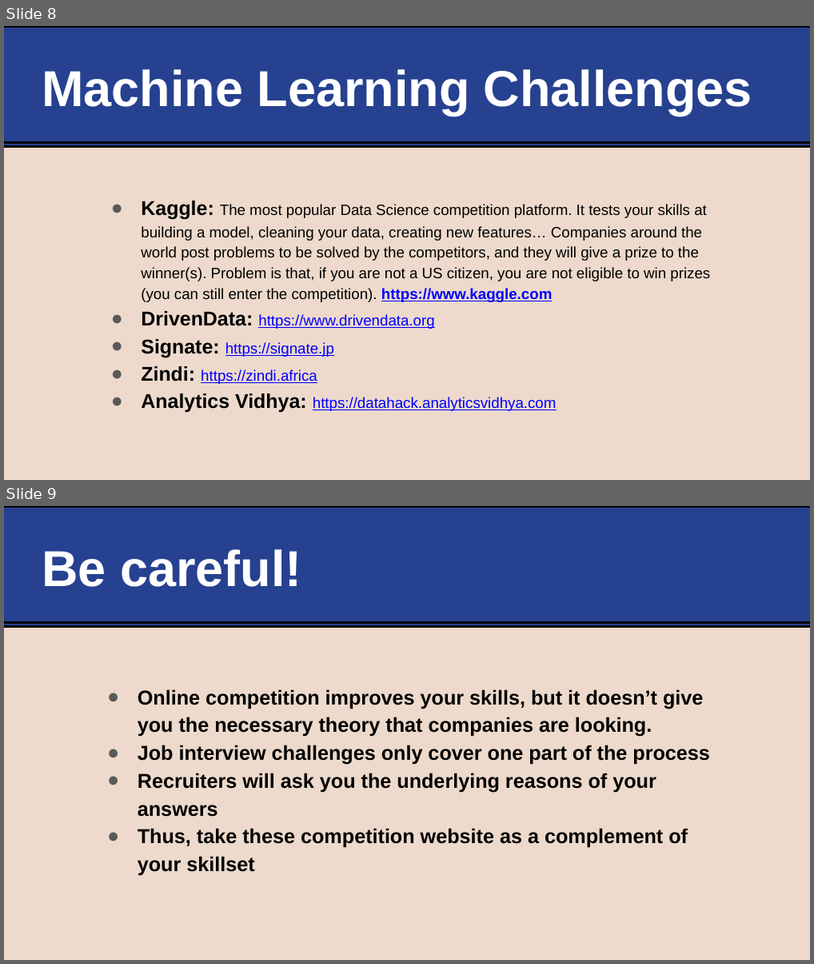
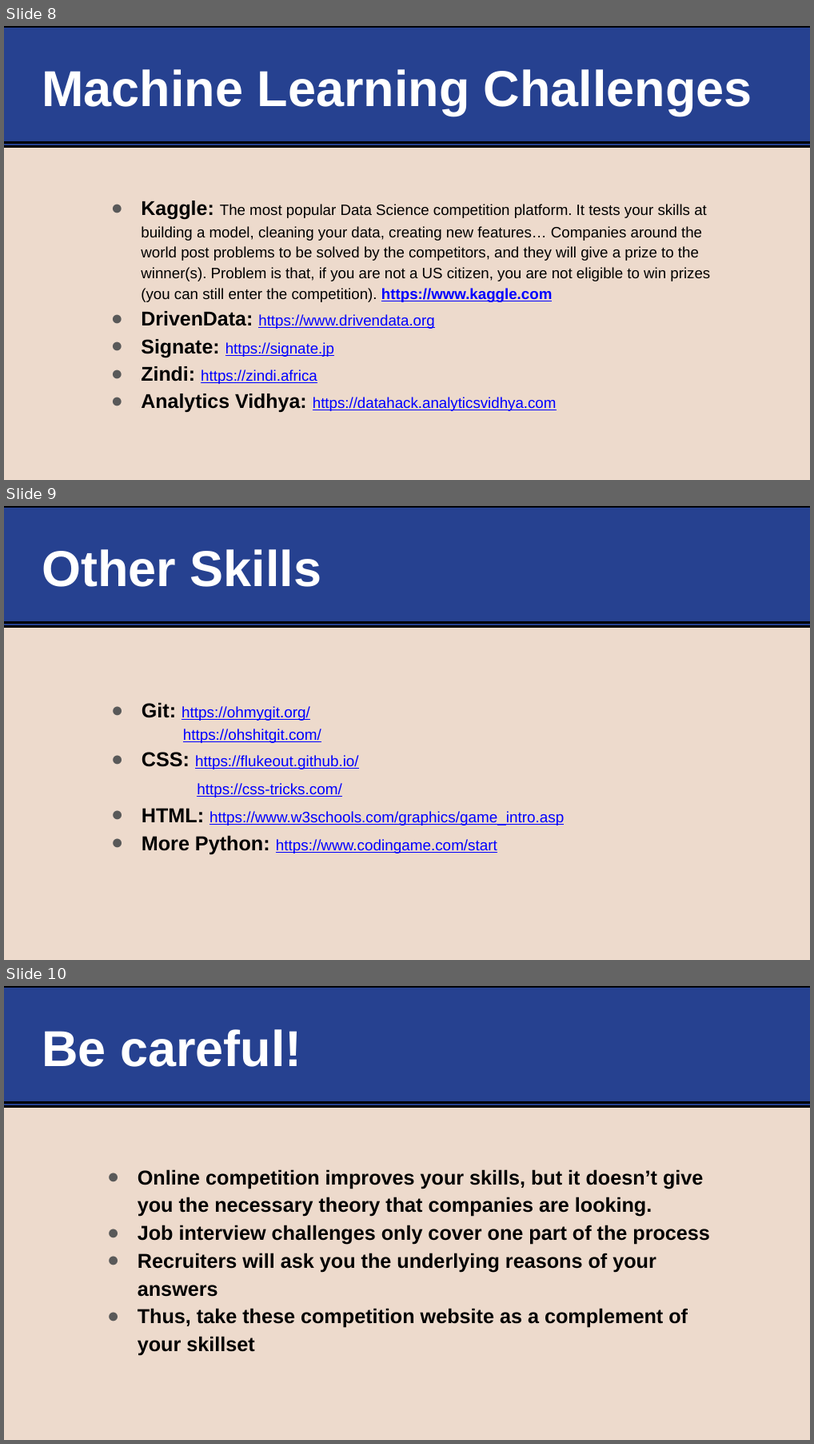
Before and after one commit to nishaalajmera/Software-Engineering, a slide deck: 2. Problem Solving Competition/Problem Solving Competition.pptx. Shown one above the other, each under a label of ours: slides 8 and 9 before the commit, slides 8, 9 and 10 after it. The pictures are 814x964 and 814x1444 pixels, drawn with LibreOffice and Linux fonts; fonts in the diff are those of the drawing. Boxes give left, top, right and bottom in pixels: in the first picture for what was removed or moved away, otherwise in the second. Text is boxed around its words. In the diff, an @@ line names an element or a change of style, - is before the commit and + after.

```diff
--- a/2. Problem Solving Competition/Problem Solving Competition.pptx
+++ b/2. Problem Solving Competition/Problem Solving Competition.pptx
@@ slide 9 added at box(4, 506, 810, 960), background #EDDACC @@
@@ rectangle added at box(4, 506, 810, 627), fill #264190, outline #000000 6 pt @@
@@ title added at box(42, 549, 322, 587), 120 pt, text #FFFFFF, bold @@
+Other Skills
@@ line added from (4, 623) to (810, 623), #000000 6 pt @@
@@ text added at box(142, 702, 564, 854), 36 pt, text #0000FF, underline @@
+● Git: https://ohmygit.org/
+          https://ohshitgit.com/
+● CSS: https://flukeout.github.io/
+https://css-tricks.com/
+● HTML: https://www.w3schools.com/graphics/game_intro.asp
+● More Python: https://www.codingame.com/start
@@ what was slide 9 is now slide 10 @@
```
Also in this commit, not shown: 7 other files.
